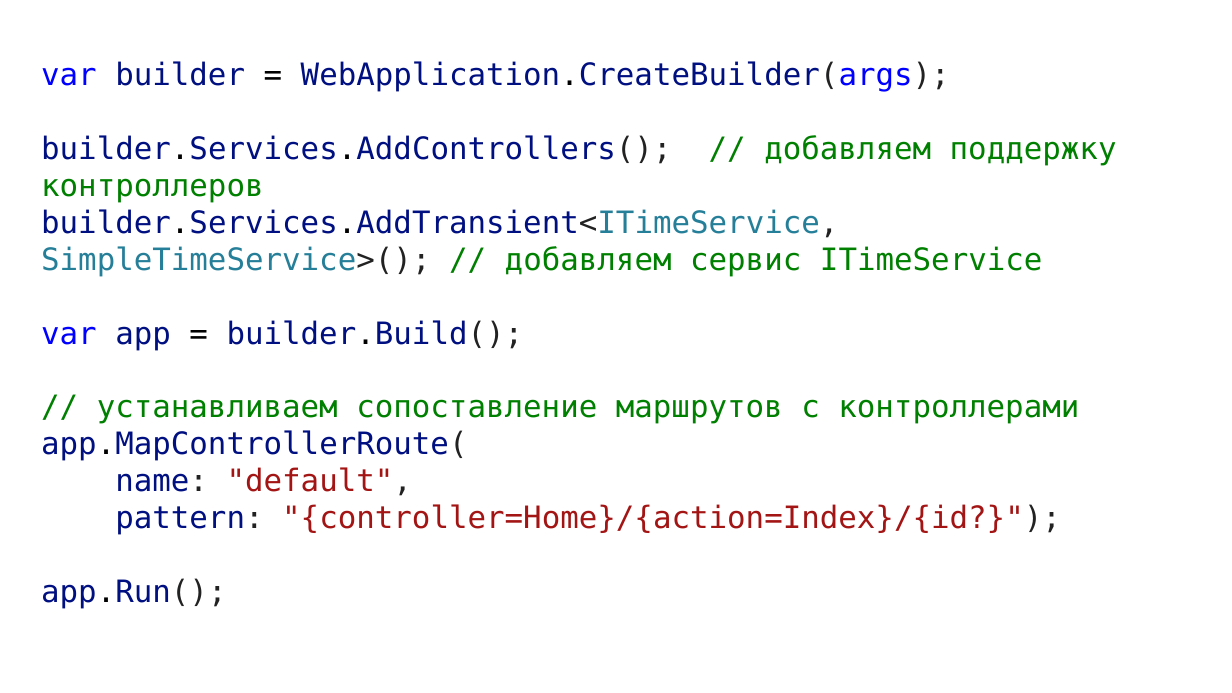
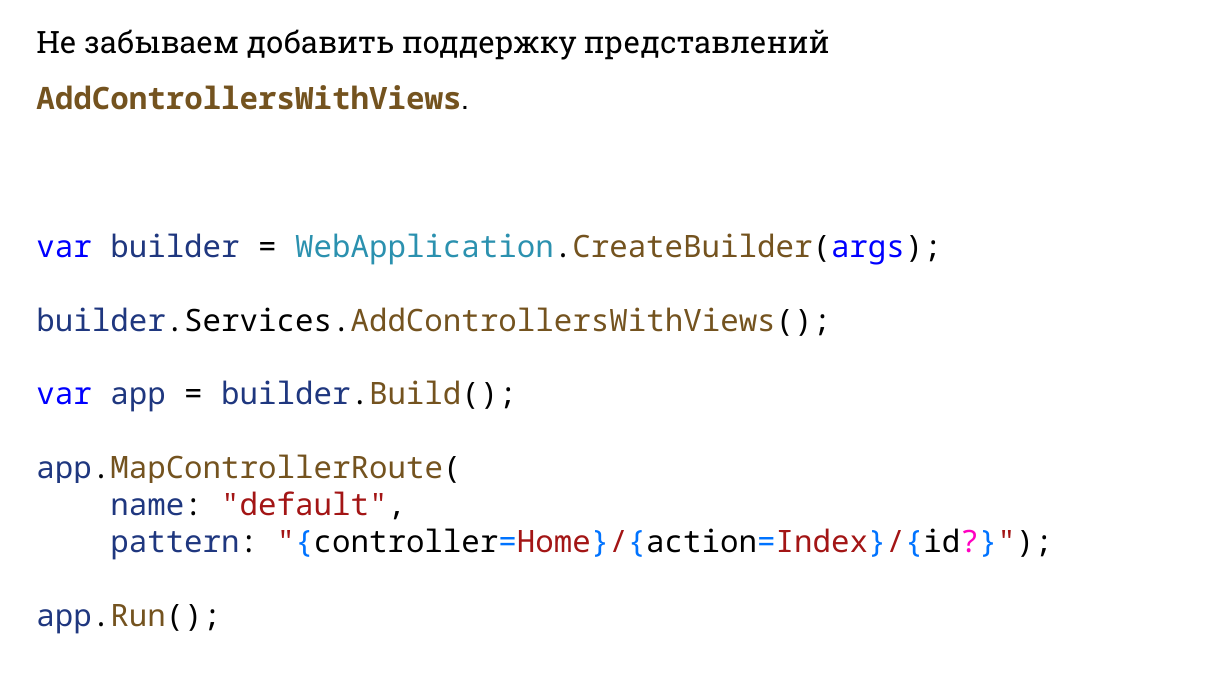
Before and after one commit to DaniilKlyukin/OOP-6, a slide deck: slide 38 of Лекции/ООП 2 лек 5.pptx (slide 49 before the commit). Drawn at 1232x693 pixels with LibreOffice and Linux fonts; fonts in the diff are those of the drawing. Boxes give left, top, right and bottom in pixels: in the first picture for what was removed or moved away, otherwise in the second. Text is boxed around its words. In the diff, an @@ line names an element or a change of style, - is before the commit and + after.

```diff
--- a/Лекции/ООП 2 лек 5.pptx
+++ b/Лекции/ООП 2 лек 5.pptx
@@ text "Не забываем добавить поддержку представлений ..." moved from (x1=41, y1=61, x2=1117, y2=609) to (x1=36, y1=29, x2=1053, y2=634) @@
@@ text at (x1=36, y1=29, x2=830, y2=110): paragraph added @@
+Не забываем добавить поддержку представлений AddControllersWithViews.
@@ text at (x1=36, y1=233, x2=1053, y2=634): font DejaVu Sans Mono to Noto Sans Mono, highlight none to #FFFFFF in "var builder = WebApplication.CreateBuilder(args);", "var app = builder.Build();", "app.MapControllerRoute(", "name: "default"," and 2 more places; text colour #001080 to #1F377F in "builder", "app builder.Build();", "app.MapControllerRoute(", "name:" and 2 more places; text colour #001080 to #2B91AF in "WebApplication.CreateBuilder(args);"; text colour #001080 to #74531F in "WebApplication.CreateBuilder(args);", "builder.Build();", "app.MapControllerRoute(", "app.Run();"; text colour #222222 to #000000 in "WebApplication.CreateBuilder(args);", "builder.Build();", "app.MapControllerRoute(", "name: "default"," and 2 more places; text colour #A31515 to #0073FF, text colour #A31515 to #000000, text colour #A31515 to #FF00C1 in ""{controller=Home}/{action=Index}/{id?}");" @@
@@ text at (x1=36, y1=307, x2=831, y2=336): text changed; font DejaVu Sans Mono to Noto Sans Mono; text colour #008000 to #74531F @@
-builder.Services.AddControllers(); // добавляем поддержку контроллеров
-builder.Services.AddTransient<ITimeService, SimpleTimeService>(); // добавляем сервис ITimeService
+builder.Services.AddControllersWithViews();
@@ text at (x1=97, y1=399, x2=1079, y2=424): paragraph removed @@
-// устанавливаем сопоставление маршрутов с контроллерами
```
Also in this commit, not shown: 1 other slide changed, 34 slides added, 50 slides removed.
